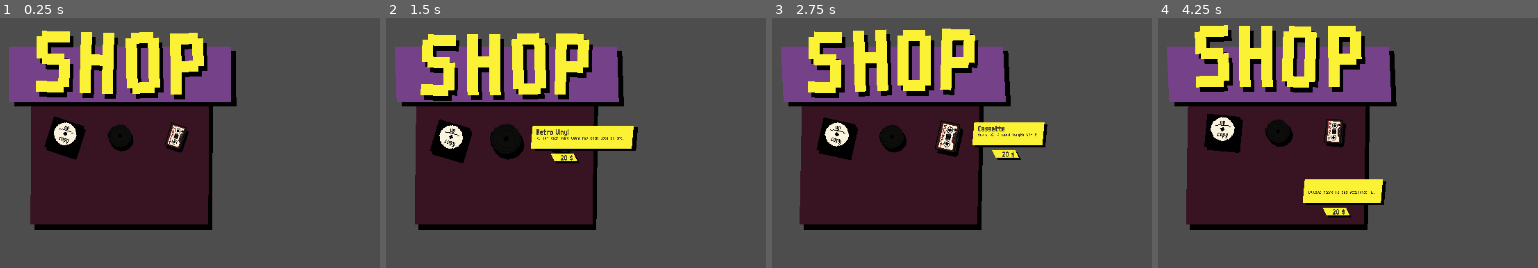
Above: before the commit, frames 1-4 (left to right).
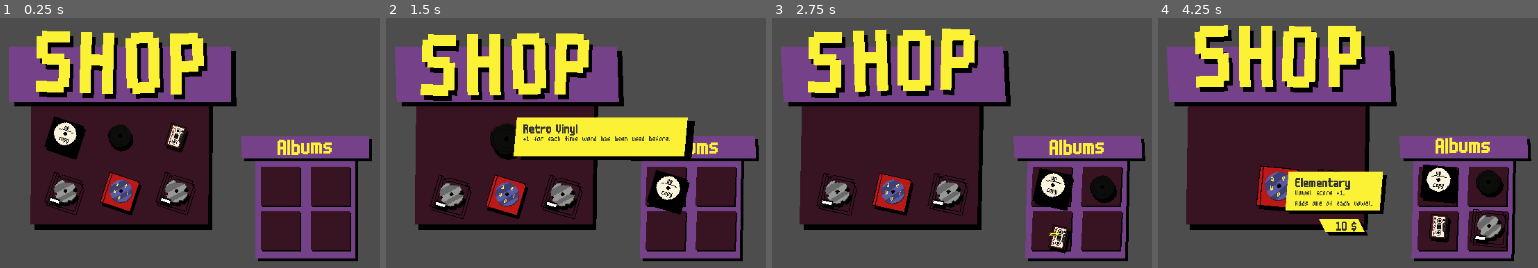
Above: after the commit, the same moments.

Repository: LiranDat/Spitandspell
Game: Godot game, scene res://shop.tscn
Same seed, same stepped clock (60 frames per second), same inputs: the game is played once before the commit and once after it. This scene is started directly instead of the project's main scene.
Inputs (mouse positions are in pixels of both pictures, inside the frame that each line leads up to):
- Up to frame 1 (0.25 s): no input
- Up to frame 2 (1.5 s): move the mouse to (450, 135) at 0.52 s; click (450, 135) at 0.67 s; move the mouse to (507, 135) at 1.27 s; click (507, 135) at 1.42 s
- Up to frame 3 (2.75 s): move the mouse to (946, 135) at 2.02 s; click (946, 135) at 2.17 s
- Up to frame 4 (4.25 s): move the mouse to (1222, 190) at 2.77 s; click (1222, 190) at 2.92 s; move the mouse to (1279, 190) at 3.52 s; click (1279, 190) at 3.67 s

The runs differ from the first frame. In frame 1, 17% of the frame differs, in the area x 11-98%, y 47-98%; in frame 2, 23%, in the area x 11-99%, y 39-98%; in frame 3, 22%; in frame 4, 22%.

Commit message:
Album case and buying behavior

Diff:
--- a/album.gd
+++ b/album.gd
@@ -37,7 +37,7 @@
 	#["id","title","description","subdescr","price"]
 	var albumName :String = albumInfo["title"]
 	$Tooltip/AlbumName.text = albumName
-	var textSize = max($Tooltip/AlbumName.size.x,$Tooltip/AlbumDescription.size.x)
+	var textSize = max($Tooltip/AlbumName.size.x,$Tooltip/AlbumDescription.size.x,$Tooltip/AlbumDescription/AlbumSubDescription.size.x)
 	if(textSize>90.0):
 		$Tooltip/TooltipBox.scale.x = (textSize+10.0)*1.1
 	$Tooltip/AlbumDescription.text = albumInfo["description"]
@@ -132,8 +132,9 @@
 			print("Buying album")
 			var case : AlbumCase = get_tree().get_first_node_in_group("AlbumCase")
 			if(case):
-				case.addAlbum(self)
-				owned = true
+				if(!case.isFull()):
+					case.addAlbum(self)
+					owned = true
 	pass # Replace with function body.
 
 
--- a/album_case.gd
+++ b/album_case.gd
@@ -1,6 +1,8 @@
 class_name AlbumCase extends Node2D
 var time = 0.0
 var albums = []
+const MAXSIZE = 4
+var full = false
 const positions = [Vector2(36,40),Vector2(108,40),Vector2(36,104),Vector2(108,104)]
 
 func _process(delta: float) -> void:
@@ -10,11 +12,18 @@
 		container.skew = sin(time*.5)/100.0*5.0
 	time += delta
 
+func isFull():
+	return full
+
 func addAlbum(album : Album):
+	if(full):
+		return
 	albums.append(album)
 	album.reparent($Albums)
 	var tween = album.create_tween()
 	tween.set_ease(Tween.EASE_IN_OUT)
 	tween.set_trans(Tween.TRANS_ELASTIC)
 	tween.tween_property(album,"position",positions[albums.size()-1],1.0)
+	if(albums.size() >= MAXSIZE):
+		full = true
 	pass
--- a/album_case.tscn
+++ b/album_case.tscn
@@ -15,7 +15,7 @@
 
 [node name="Shadow" type="Polygon2D" parent="SignPolygon"]
 z_index = -1
-position = Vector2(0.0220994, 0.0767634)
+position = Vector2(0.0277779, 0.0263159)
 color = Color(0, 0, 0, 1)
 polygon = PackedVector2Array(0, 0, 1, 0, 1, 1, 0.78558, 1, 0, 1)
 uv = PackedVector2Array(69.973, 75.093, 208.213, 88.7463, 150.186, 182.613, 59.733, 162.133)
--- a/letter_selection.gd
+++ b/letter_selection.gd
@@ -35,12 +35,12 @@
 
 func _ready():
 	count = letterAreaSize.x*letterAreaSize.y
-	createLetterDeck()
+	createLetterDeck(abc)
 	$LetterArea/Shape.scale = Vector2(64.,64.)*Vector2(letterAreaSize)
 
 	pass
 
-func createLetterDeck():
+func createLetterDeck(abc):
 	var letterDeck = []
 	for letter in abc.keys():
 		#print(letter + ": count [" + str(abc[letter][1]) +"] + score["+ str(abc[letter][0])+"]")
@@ -59,11 +59,12 @@
 		if(childCount <= 0):
 			return
 		var childIndex = randi_range(0,$MicPos/LetterDeck.get_child_count()-1)
-		letters.append($MicPos/LetterDeck.get_child(childIndex))
+		var letter = $MicPos/LetterDeck.get_child(childIndex)
+		letters.append(letter)
+		letter.reparent($LetterArea)
 	letters.sort_custom(lettersort)
 	for index in range(letters.size()):
 		var letter = letters[index]
-		letter.reparent($LetterArea)
 		var tween = letter.create_tween()
 		tween.set_ease(Tween.EASE_IN_OUT)
 		tween.set_trans(Tween.TRANS_ELASTIC)
@@ -76,7 +77,7 @@
 	pass
 
 func lettersort(a:Letter,b:Letter):
-	return a.letter < b.letter
+	return a.letter <= b.letter
 
 func _on_timer_timeout() -> void:
 	distributeLetters(count)
--- /dev/null
+++ b/palette.tres
@@ -0,0 +1,4 @@
+[gd_resource type="ColorPalette" format=3 uid="uid://b5t7hk0tbdnjf"]
+
+[resource]
+colors = PackedColorArray(0.20871, 0.20871, 0.20871, 1, 0.219608, 0.0823529, 0.141176, 1, 0.462745, 0.258824, 0.541176, 1, 0.984314, 0.94902, 0.211765, 1)
--- a/project.godot
+++ b/project.godot
@@ -27,6 +27,10 @@
 window/stretch/scale=1.5
 window/stretch/scale_mode="integer"
 
+[global_group]
+
+AlbumCase=""
+
 [rendering]
 
 textures/canvas_textures/default_texture_filter=0
--- a/shop.tscn
+++ b/shop.tscn
@@ -1,7 +1,8 @@
-[gd_scene load_steps=3 format=3 uid="uid://drpkjcye8s7dv"]
+[gd_scene load_steps=4 format=3 uid="uid://drpkjcye8s7dv"]
 
 [ext_resource type="Script" uid="uid://bv1k157tfkmi0" path="res://shop.gd" id="1_e7rdd"]
 [ext_resource type="FontFile" uid="uid://6ybbtdjigu8h" path="res://fonts/m6x11.ttf" id="1_viryw"]
+[ext_resource type="PackedScene" uid="uid://b56orn6gpj15h" path="res://album_case.tscn" id="3_blqjs"]
 
 [node name="Shop" type="Node2D"]
 position = Vector2(177, 175)
@@ -133,3 +134,6 @@
 uv = PackedVector2Array(69.973, 75.093, 208.213, 88.7463, 150.186, 182.613, 59.733, 162.133)
 
 [node name="Albums" type="Node2D" parent="."]
+
+[node name="AlbumCase" parent="." instance=ExtResource("3_blqjs")]
+position = Vector2(271, 105)
Not shown, changed: albums.xml
Binary file changed: aseprite/albums.aseprite
Binary file changed: aseprite/albums.png
